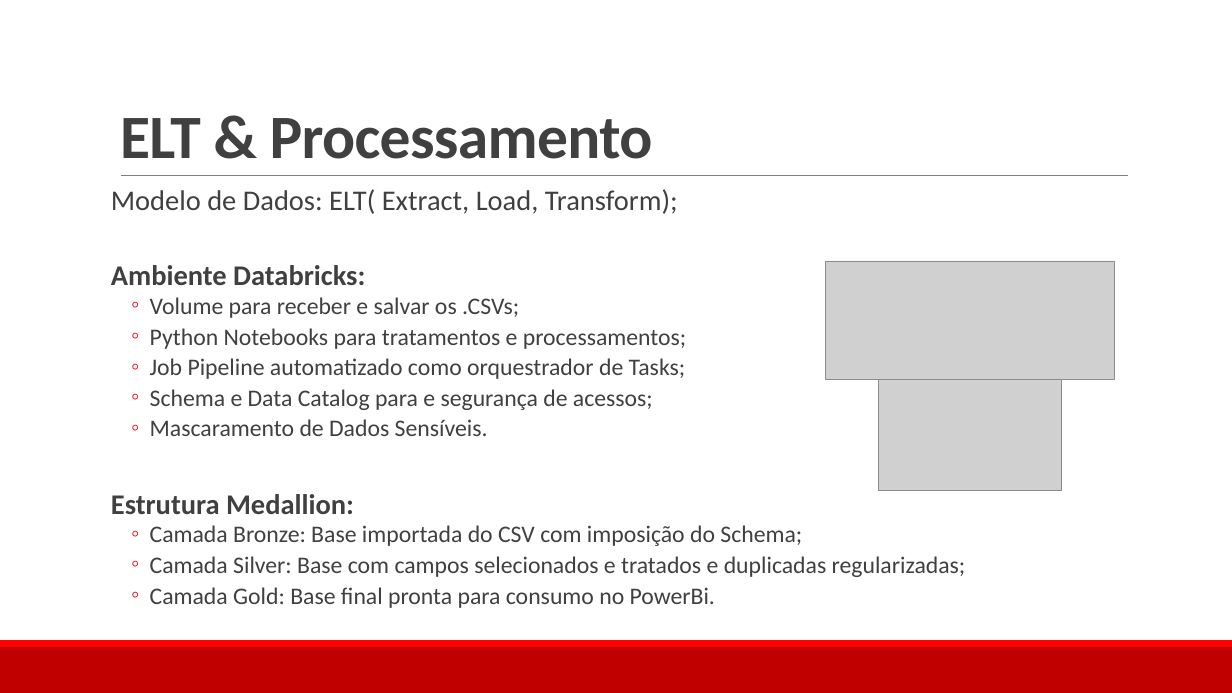
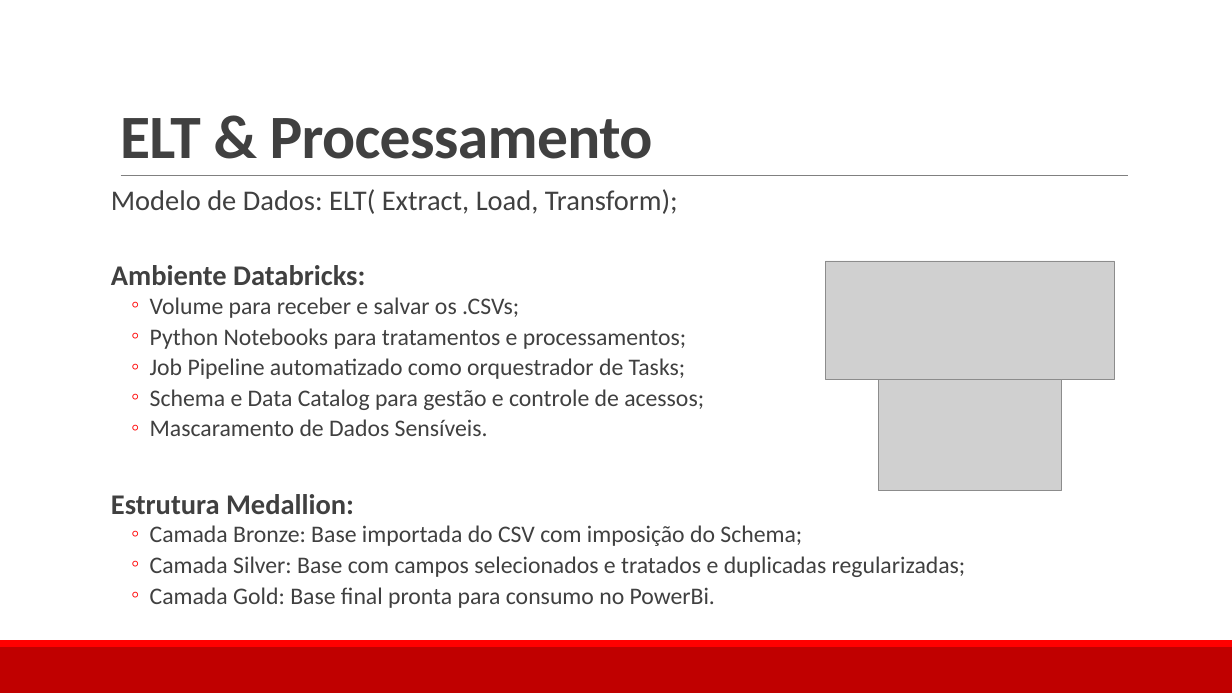
Before and after one commit to fernandomiguel99/case_data_master_data_eng, a slide deck: slide 5 of DATA_MASTER_ENG_DADOS.pptx. Drawn at 1232x693 pixels with LibreOffice and Linux fonts; fonts in the diff are those of the drawing; grey boxes stand for pictures. Boxes give left, top, right and bottom in pixels: in the first picture for what was removed or moved away, otherwise in the second. Text is boxed around its words. In the diff, an @@ line names an element or a change of style, - is before the commit and + after.

```diff
--- a/DATA_MASTER_ENG_DADOS.pptx
+++ b/DATA_MASTER_ENG_DADOS.pptx
@@ text at <box>150,389,704,410</box>: text changed @@
-  ◦ Schema e Data Catalog para e segurança de acessos;
+  ◦ Schema e Data Catalog para gestão e controle de acessos;
```
Also in this commit, not shown: 1 other slide changed, 3 other files.
